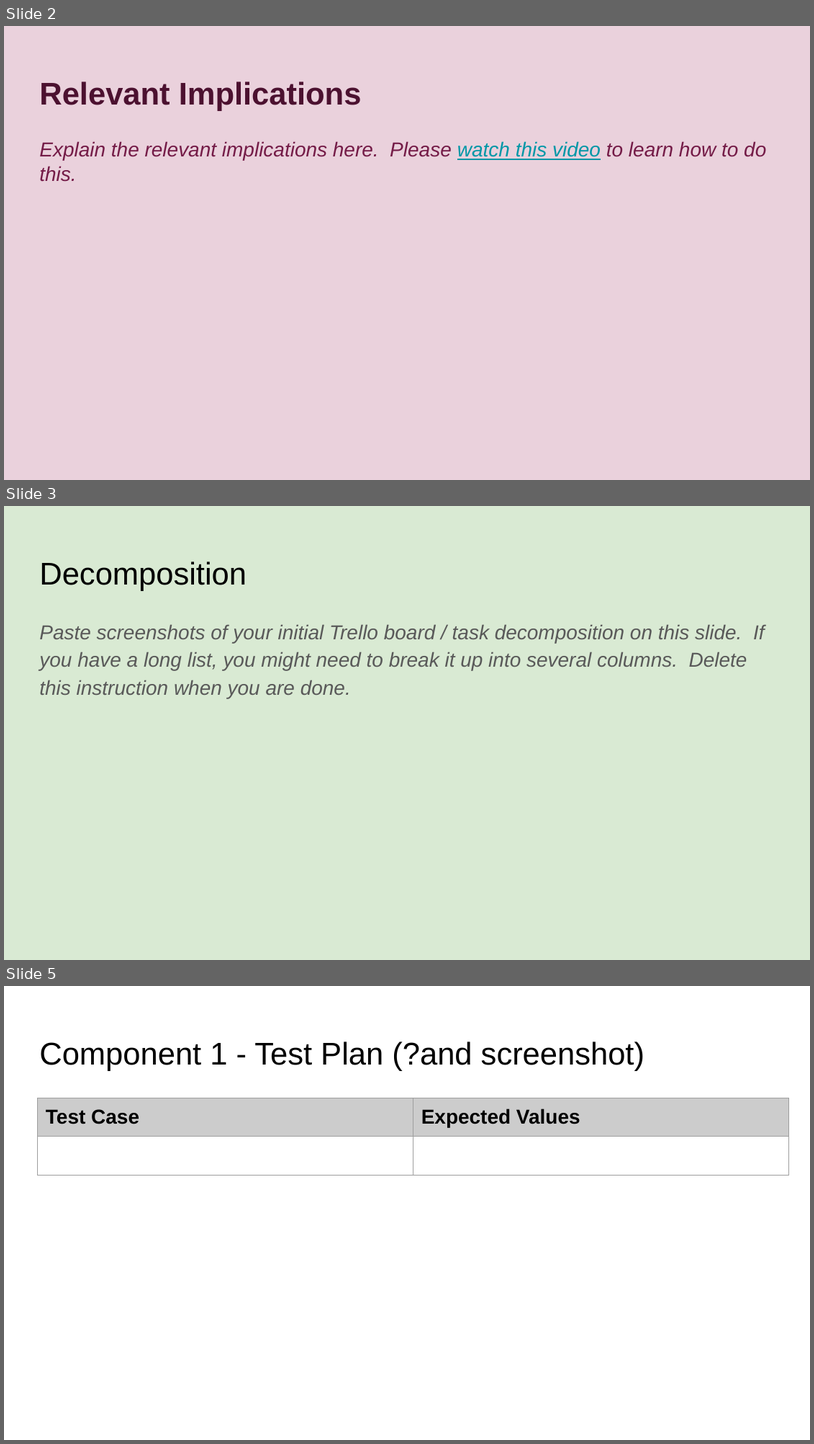
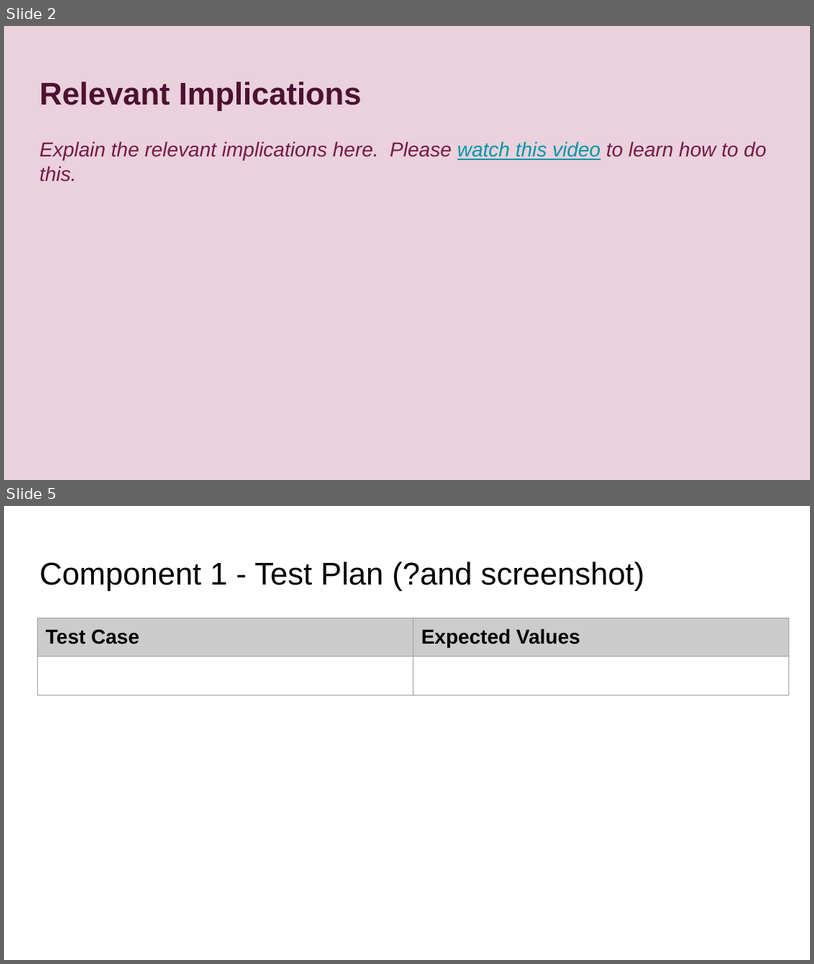
Before and after one commit to levinelson69/pizza_bot, a slide deck: 022_91893+_+91897+Documentation.pptx. Shown one above the other, each under a label of ours: slides 2, 3 and 5 before the commit, slides 2 and 5 after it; the slides between them are not shown. The pictures are 814x1444 and 814x964 pixels, drawn with LibreOffice and Linux fonts; fonts in the diff are those of the drawing. Boxes give left, top, right and bottom in pixels: in the first picture for what was removed or moved away, otherwise in the second. Text is boxed around its words. In the diff, an @@ line names an element or a change of style, - is before the commit and + after.

```diff
--- a/022_91893+_+91897+Documentation.pptx
+++ b/022_91893+_+91897+Documentation.pptx
@@ slide 3 removed at [4, 506, 810, 960], background #D9EAD3 @@
@@ title removed at [39, 561, 247, 591] @@
-Decomposition
@@ text removed at [39, 624, 765, 698] @@
-Paste screenshots of your initial Trello board / task decomposition on this slide. If you have a long list, you might need to break it up into several columns. Delete this instruction when you are done.
```
Also in this commit, not shown: 2 slides changed, 3 slides added.
